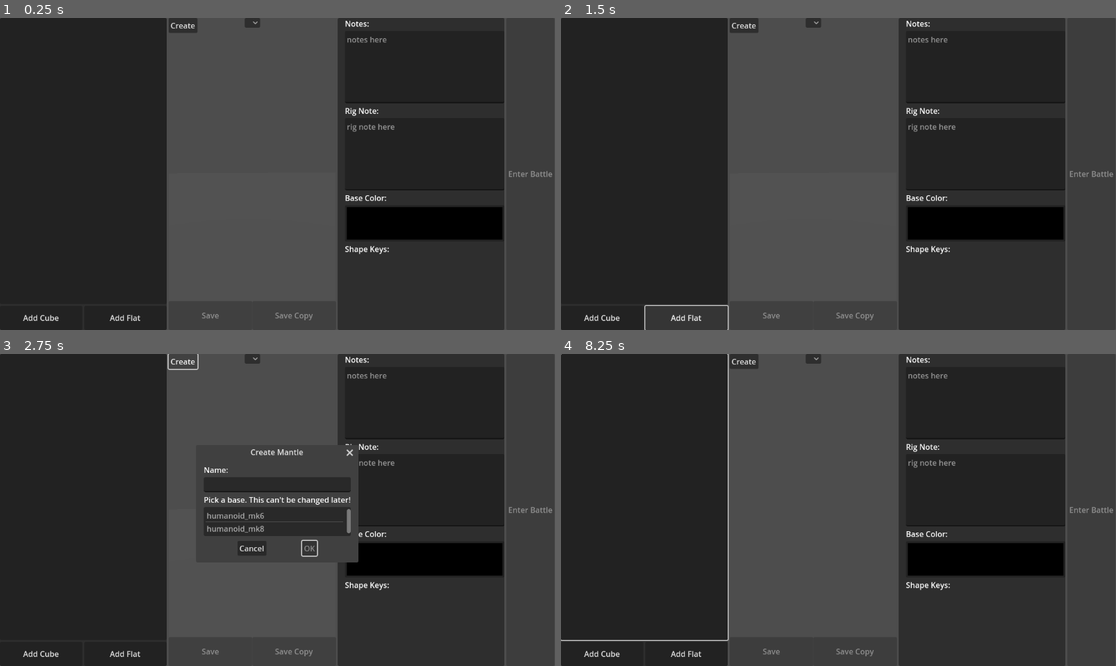
Above: before the commit, frames 1-4 (two rows, left to right).
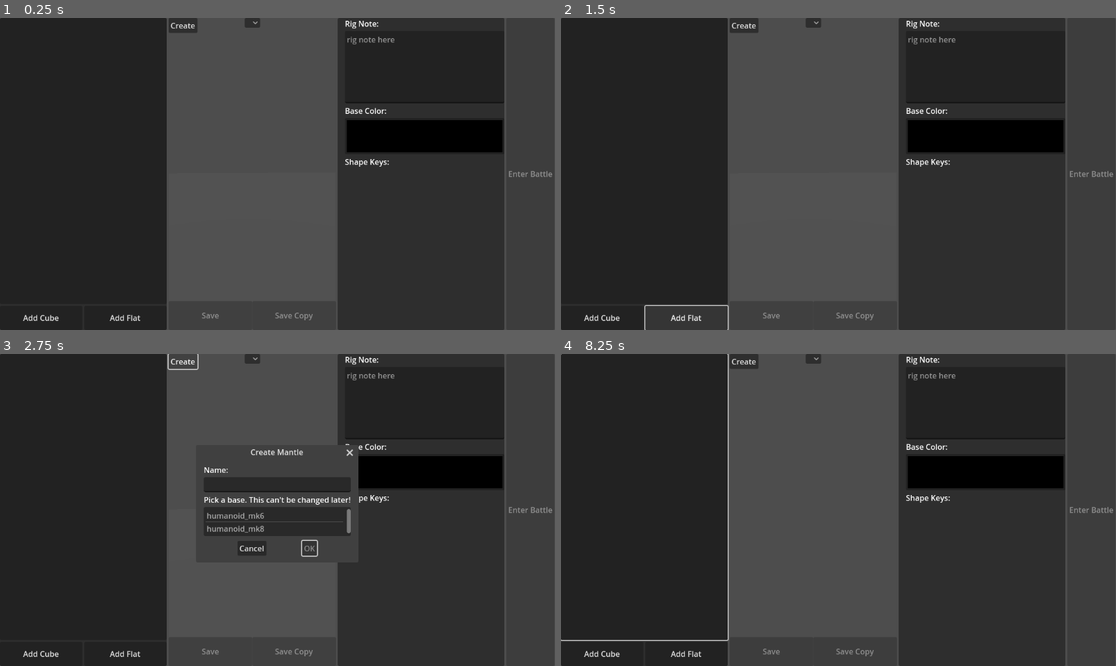
Above: after the commit, the same moments.

Repository: All-Chronical/MantleM
Game: Godot game, scene res://Program/char_maker_control.tscn
Two runs of this game, one before a commit and one after it. Both use one fixed random seed, a clock stepped at 60 frames per second and the inputs below.
Inputs (mouse positions are in pixels of both pictures, inside the frame that each line leads up to):
- Up to frame 1 (0.25 s): no input
- Up to frame 2 (1.5 s): click "Add Cube" at 0.5 s; click "Add Flat" at 1.25 s
- Up to frame 3 (2.75 s): click "Create" at 2 s
- Up to frame 4 (8.25 s): click "Cancel" at 2.75 s; click (810, 360) at 3.5 s; tap Enter at 4.25, 5.75, 7.25 s; drag from (810, 510) to (894, 441) at 4.27 s; tap Space (jump) at 5, 6.5, 7.52, 8 s; drag from (727, 525) to (810, 572) at 5.02 s; move the mouse to (894, 441) at 5.77 s; hold D (move_right) 5.78-6.5 s; tap K (heavy_attack) at 5.85, 7.35 s; drag from (810, 572) to (672, 463) at 6.52 s; move the mouse to (1005, 556) at 7.27 s; hold A (move_left) 7.28-8 s; drag from (672, 463) to (755, 432) at 8.02 s

The runs differ from the first frame. In frame 1, 6.4% of the frame differs, in the area x 62-91%, y 0-76%; in frame 2, 6.4%; in frame 3, 5.9%; in frame 4, 6.4%.

Commit message:
feat: remove per-bone indivisual notes

Diff:
--- a/Program/char_maker_control.tscn
+++ b/Program/char_maker_control.tscn
@@ -149,16 +149,6 @@
 grow_horizontal = 2
 grow_vertical = 2
 
-[node name="Label" type="Label" parent="HBoxContainer/Inspector/VBoxContainer"]
-layout_mode = 2
-text = "Notes:"
-
-[node name="TextEdit" type="TextEdit" parent="HBoxContainer/Inspector/VBoxContainer"]
-custom_minimum_size = Vector2(0, 150)
-layout_mode = 2
-size_flags_vertical = 0
-placeholder_text = "notes here"
-
 [node name="RigNoteLabel" type="Label" parent="HBoxContainer/Inspector/VBoxContainer"]
 layout_mode = 2
 text = "Rig Note:"
--- a/Resources/mantle.gd
+++ b/Resources/mantle.gd
@@ -5,7 +5,6 @@
 @export var moveset: Moveset
 @export var baseColor: Color = Color.BLACK
 @export var rigNote: String = ""
-@export var notes: PackedStringArray
 @export var shapeKeyValues: PackedFloat32Array
 @export var cubeBoneIndices: PackedInt32Array
 @export var cubePositions: PackedVector3Array
--- a/Scripts/char_maker_control.gd
+++ b/Scripts/char_maker_control.gd
@@ -5,8 +5,6 @@
 
 @onready var _create_btn: Button = $HBoxContainer/Viewport/CreateBtn
 @onready var _mantle_picker: OptionButton = $HBoxContainer/Viewport/OptionButton
-@onready var _note_label: Label = $HBoxContainer/Inspector/VBoxContainer/Label
-@onready var _note_edit: TextEdit = $HBoxContainer/Inspector/VBoxContainer/TextEdit
 @onready var _rig_note_label: Label = $HBoxContainer/Inspector/VBoxContainer/RigNoteLabel
 @onready var _rig_note_edit: TextEdit = $HBoxContainer/Inspector/VBoxContainer/RigNoteEdit
 @onready var _rig_color_label: Label = $HBoxContainer/Inspector/VBoxContainer/BaseColorLabel
@@ -81,7 +79,6 @@
 	_build_save_copy_dialog()
 	_build_overwrite_dialog()
 
-	_note_edit.text_changed.connect(_on_note_changed)
 	_rig_note_edit.text_changed.connect(_on_rig_note_changed)
 	_rig_color_picker.color_changed.connect(_on_color_changed)
 	_cube_x_slider.value_changed.connect(_on_cube_slider_changed)
@@ -160,7 +157,7 @@
 	_current_mantle = _original_mantle.duplicate()
 	mantle_skin.apply_mantle(_current_mantle)
 	_current_bone_order = mantle_skin.get_bone_order()
-	print("[Mantle] loaded, bone_count=", _current_bone_order.size(), " notes_size=", _current_mantle.notes.size(), " shape_keys=", _current_mantle.shapeKeyValues.size())
+	print("[Mantle] loaded, bone_count=", _current_bone_order.size(), " shape_keys=", _current_mantle.shapeKeyValues.size())
 	_save_btn.disabled = false
 	_save_copy_btn.disabled = false
 	_enter_battle_btn.disabled = false
@@ -191,29 +188,14 @@
 		print("[Bone] order_pos not found for bone_idx=", bone_idx)
 		return
 	_current_order_pos = order_pos
-	var stored_note: String = _current_mantle.notes[order_pos]
-	print("[Bone] name=", bone_name, " idx=", bone_idx, " order_pos=", order_pos, " stored_note='" , stored_note, "'")
-	_updating_attrs = true
-	_note_edit.text = stored_note
-	_updating_attrs = false
-	print("[Bone] TextEdit.text after set='" , _note_edit.text, "'")
+	print("[Bone] name=", bone_name, " idx=", bone_idx, " order_pos=", order_pos)
 	_selected_cube_idx = -1
 	_selected_flat_idx = -1
 	_selected_part_type = 0
 	_hide_all_attrs()
-	_note_label.show()
-	_note_edit.show()
 	_add_cube_btn.visible = true
 	_add_flat_btn.visible = true
 	_del_part_btn.visible = false
-
-func _on_note_changed() -> void:
-	if _updating_attrs or _current_mantle == null or _current_order_pos < 0:
-		return
-	var _notes := _current_mantle.notes
-	_notes[_current_order_pos] = _note_edit.text
-	_current_mantle.notes = _notes
-	print("[Note] pos=", _current_order_pos, " text=", _note_edit.text)
 
 func _on_cube_selected(cube_idx: int) -> void:
 	_selected_cube_idx = cube_idx
@@ -276,9 +258,6 @@
 	_selected_cube_idx = -1
 	_selected_flat_idx = -1
 	_selected_part_type = 0
-	_updating_attrs = true
-	_note_edit.text = ""
-	_updating_attrs = false
 	_hide_all_attrs()
 	_add_cube_btn.visible = true
 	_add_flat_btn.visible = true
@@ -535,11 +514,6 @@
 		hierarchyList.set_selected(found, 0)
 		_current_order_pos = order_pos
 		_hide_all_attrs()
-		_note_label.show()
-		_note_edit.show()
-		_updating_attrs = true
-		_note_edit.text = _current_mantle.notes[order_pos]
-		_updating_attrs = false
 		_add_cube_btn.visible = true
 		_add_flat_btn.visible = true
 		_del_part_btn.visible = false
@@ -557,8 +531,6 @@
 	return null
 
 func _hide_all_attrs() -> void:
-	_note_label.hide()
-	_note_edit.hide()
 	_rig_note_label.hide()
 	_rig_note_edit.hide()
 	_rig_color_label.hide()
--- a/Scripts/mantle_skin.gd
+++ b/Scripts/mantle_skin.gd
@@ -205,10 +205,6 @@
 func _forward_port(m: Mantle) -> void:
 	var bone_order := _get_bone_order(m.rigType)
 	var blend_shape_count: int = _blend_shape_cache[m.rigType].size()
-	var _notes := m.notes
-	if _notes.size() < bone_order.size():
-		_notes.resize(bone_order.size())
-		m.notes = _notes
 	var _shape_keys := m.shapeKeyValues
 	if _shape_keys.size() < blend_shape_count:
 		_shape_keys.resize(blend_shape_count)
